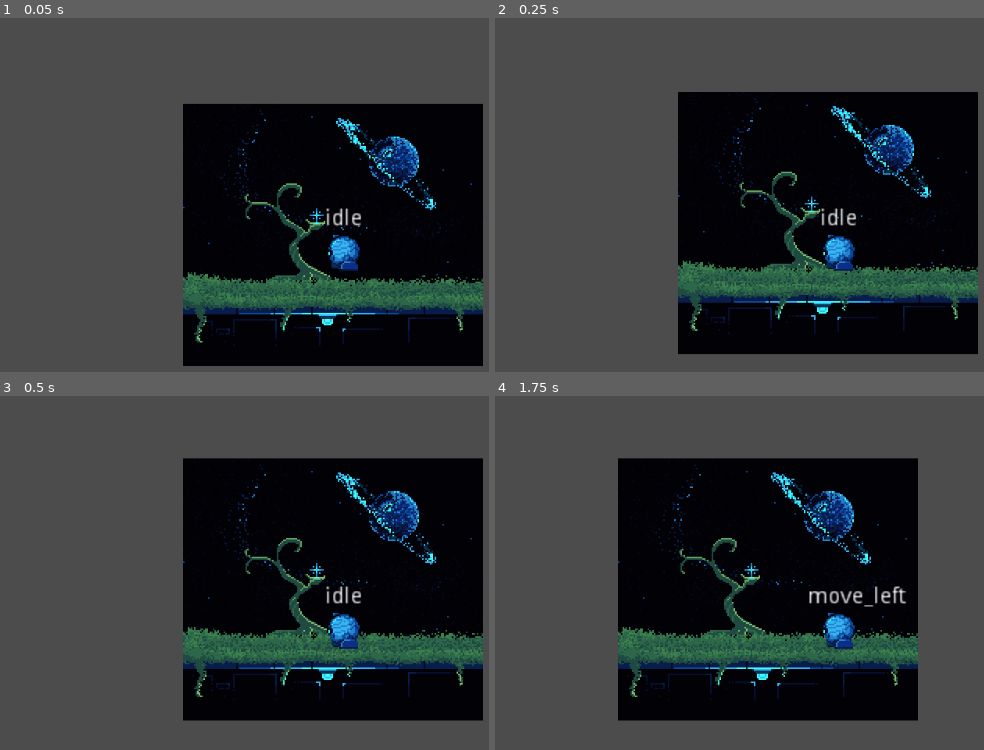
Above: before the commit, frames 1-4 (two rows, left to right).
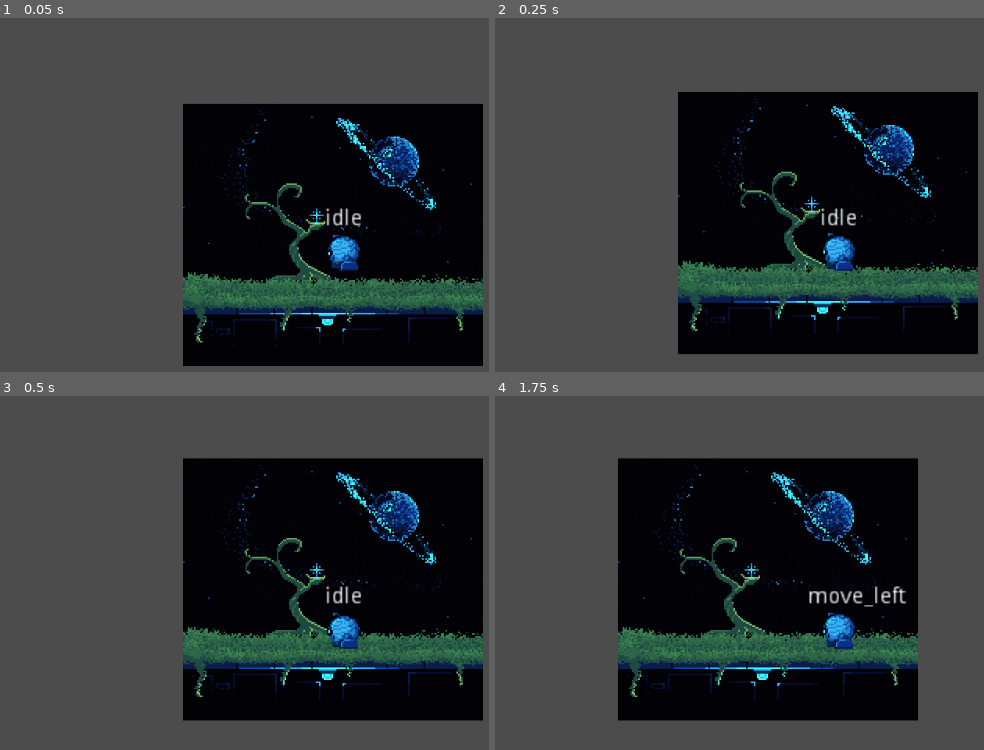
Above: after the commit, the same moments.

Repository: GeekzGamingz/Myunjoule
Game: Godot game, scene res://source/Levels/Level_Debug.tscn
The game is run twice, just before and just after one commit, with the same random seed, the same clock (stepped at 60 frames per second) and the same inputs.
Inputs:
- Up to frame 1 (0.05 s): no input
- Up to frame 2 (0.25 s): no input
- Up to frame 3 (0.5 s): no input
- Up to frame 4 (1.75 s): hold D (move_right) 0.53-1.28 s; tap E (activate) at 0.6, 1.35 s; hold A (move_left) from 1.28 s (still down)

The runs differ from the first frame. In frame 1, less than 0.1% of the frame differs, in the area x 69-71%, y 68-72%; in frame 2, less than 0.1%; in frame 3, 0.2%, in the area x 66-74%, y 61-72%; in frame 4, nothing differs.

Commit message:
Add idle animation

Diff:
--- /dev/null
+++ b/assets/Player/Animations/rowbit_idle.tres
@@ -0,0 +1,44 @@
+[gd_resource type="Animation" load_steps=2 format=2]
+
+[ext_resource path="res://assets/Player/rowbit_idle.png" type="Texture" id=1]
+
+[resource]
+resource_name = "rowbit_idle"
+length = 0.8
+loop = true
+tracks/0/type = "value"
+tracks/0/path = NodePath("PlayerSprite:texture")
+tracks/0/interp = 1
+tracks/0/loop_wrap = true
+tracks/0/imported = false
+tracks/0/enabled = true
+tracks/0/keys = {
+"times": PoolRealArray( 0 ),
+"transitions": PoolRealArray( 1 ),
+"update": 1,
+"values": [ ExtResource( 1 ) ]
+}
+tracks/1/type = "value"
+tracks/1/path = NodePath("PlayerSprite:hframes")
+tracks/1/interp = 1
+tracks/1/loop_wrap = true
+tracks/1/imported = false
+tracks/1/enabled = true
+tracks/1/keys = {
+"times": PoolRealArray( 0 ),
+"transitions": PoolRealArray( 1 ),
+"update": 1,
+"values": [ 8 ]
+}
+tracks/2/type = "value"
+tracks/2/path = NodePath("PlayerSprite:frame")
+tracks/2/interp = 1
+tracks/2/loop_wrap = true
+tracks/2/imported = false
+tracks/2/enabled = true
+tracks/2/keys = {
+"times": PoolRealArray( 0, 0.1, 0.2, 0.3, 0.4, 0.5, 0.6, 0.7 ),
+"transitions": PoolRealArray( 1, 1, 1, 1, 1, 1, 1, 1 ),
+"update": 1,
+"values": [ 0, 1, 2, 3, 4, 5, 6, 7 ]
+}
--- a/source/Actors/Player/Player.tscn
+++ b/source/Actors/Player/Player.tscn
@@ -1,10 +1,11 @@
-[gd_scene load_steps=10 format=2]
+[gd_scene load_steps=11 format=2]
 
 [ext_resource path="res://source/Actors/Player/Player.gd" type="Script" id=1]
 [ext_resource path="res://source/Actors/Player/PlayerFSM.gd" type="Script" id=2]
 [ext_resource path="res://assets/Player/rowbit-move.png" type="Texture" id=3]
 [ext_resource path="res://assets/Player/Animations/rowbit_move_right.tres" type="Animation" id=4]
 [ext_resource path="res://assets/Player/Animations/rowbit_move_left.tres" type="Animation" id=5]
+[ext_resource path="res://assets/Player/Animations/rowbit_idle.tres" type="Animation" id=6]
 
 [sub_resource type="CircleShape2D" id=1]
 
@@ -96,6 +97,7 @@
 [node name="SpritePlayer" type="AnimationPlayer" parent="AnimationPlayers"]
 root_node = NodePath("../..")
 anims/RESET = SubResource( 4 )
+anims/rowbit_idle = ExtResource( 6 )
 anims/rowbit_move_left = ExtResource( 5 )
 anims/rowbit_move_right = ExtResource( 4 )
 
--- a/source/Actors/Player/PlayerFSM.gd
+++ b/source/Actors/Player/PlayerFSM.gd
@@ -6,6 +6,7 @@
 onready var stateLabel: Label = parent.get_node("StateOutput")
 
 var animations = {
+	IDLE = "rowbit_idle",
 	MOVE_LEFT  = "rowbit_move_left",
 	MOVE_RIGHT = "rowbit_move_right"
 }
@@ -16,6 +17,7 @@
 	stateAdd("idle")
 	stateAdd("move_left")
 	stateAdd("move_right")
+	# Set the starting state
 	call_deferred("stateSet",states.idle)
 
 
@@ -67,7 +69,8 @@
 # warning-ignore:unused_argument
 func stateEnter(newState, oldState):
 	match(newState):
-		states.idle: pass
+		states.idle:
+			parent.spritePlayer.play(animations.IDLE)
 		states.move_left:
 			parent.spritePlayer.play(animations.MOVE_LEFT)
 		states.move_right:
Binary file added: assets/Player/rowbit_idle.png
Not shown, added: assets/Player/rowbit_idle.png.import
